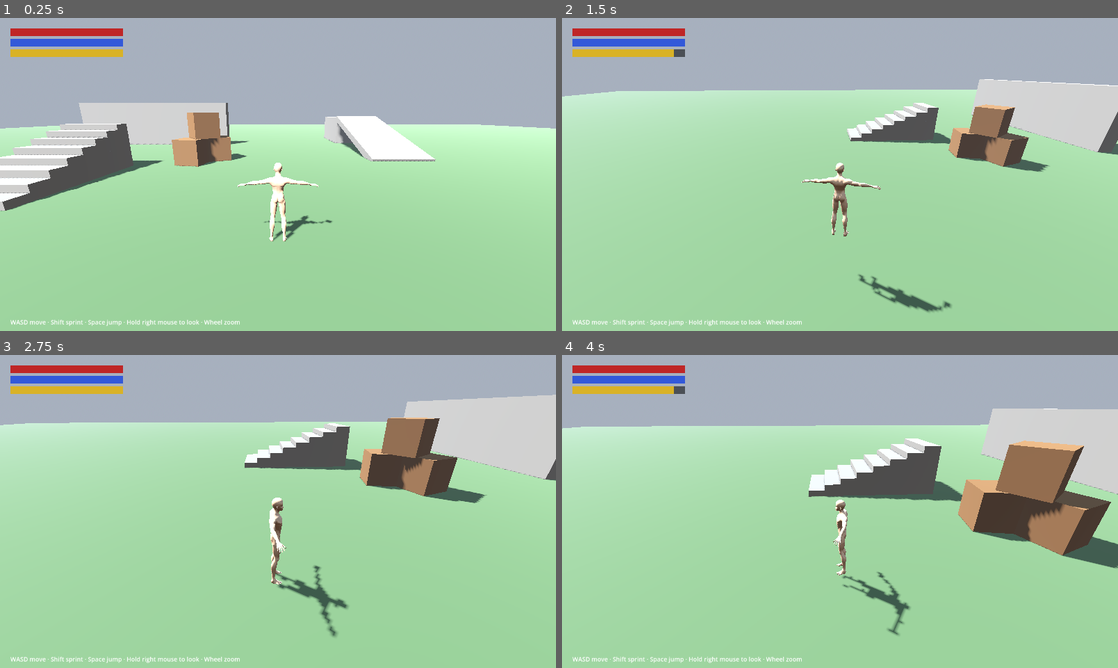
Above: before the commit, frames 1-4 (two rows, left to right).
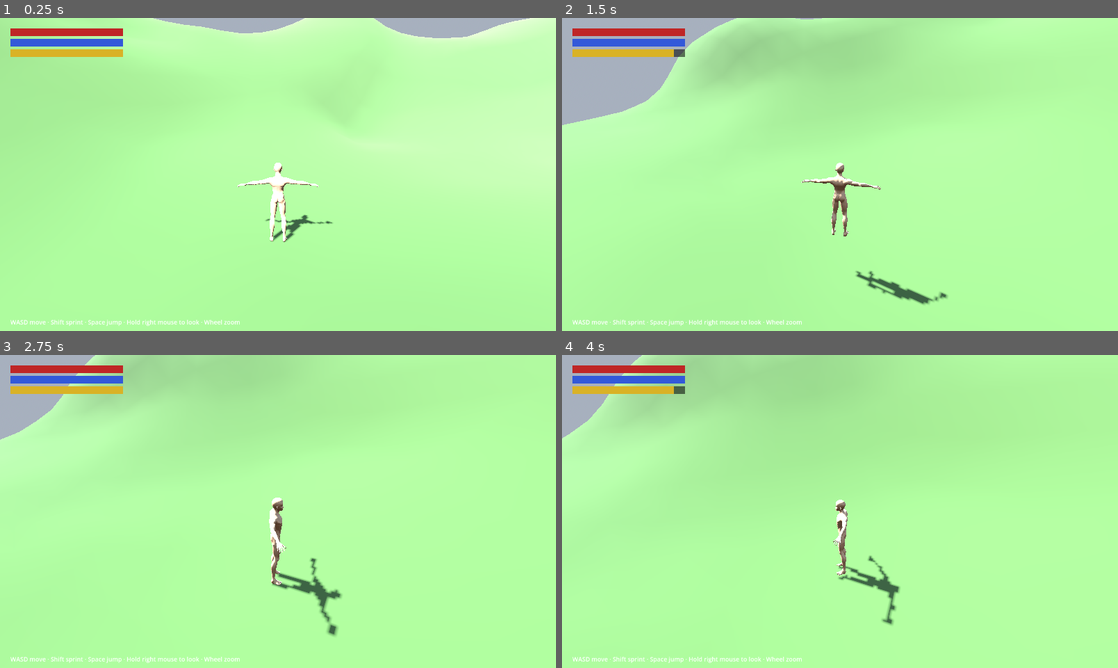
Above: after the commit, the same moments.

Repository: itshyokin/titamas-online
Game: Godot game, scene res://scenes/levels/overworld_test.tscn
Same seed, same stepped clock (60 frames per second), same inputs: the game is played once before the commit and once after it. Before the commit the project starts from res://scenes/levels/test_level.tscn.
Inputs (mouse positions are in pixels of both pictures, inside the frame that each line leads up to):
- Up to frame 1 (0.25 s): no input
- Up to frame 2 (1.5 s): tap Enter at 0.5 s; move the mouse to (962, 158) at 0.52 s; hold D (move_right) 0.53-1.28 s; hold Right mouse button (camera_look) 0.53-1.28 s; tap Space (jump) at 0.77 s; move the mouse to (812, 174) at 1.27 s; hold W (move_forward) from 1.28 s (still down); tap Shift (sprint) at 1.35 s
- Up to frame 3 (2.75 s): tap Space (jump) at 1.52 s; move the mouse to (333, 442) at 2.02 s; release W (move_forward) at 2.03 s; hold D (move_right) from 2.03 s (still down); hold Mouse wheel up (zoom_in) from 2.03 s (still down)
- Up to frame 4 (4 s): move the mouse to (812, 574) at 2.77 s; release D (move_right) at 2.78 s; release Mouse wheel up (zoom_in) at 2.78 s; hold W (move_forward) 2.78-3.53 s; tap Mouse wheel down (zoom_out) at 2.85 s; tap Space (jump) at 3.02, 3.77 s; move the mouse to (1006, 558) at 3.52 s; hold A (move_left) from 3.53 s (still down); hold Right mouse button (camera_look) from 3.53 s (still down)

The runs differ from the first frame. In frame 1, 89% of the frame differs, in the area x 0-100%, y 0-100%; in frame 2, 91%; in frame 3, 93%; in frame 4, 92%.

Commit message:
Add chunk streaming and first overworld terrain
- ChunkStreamer: finds chunk_I_J.glb files, places them on the 64 m grid,
  loads nearby chunks in the background and unloads distant ones
- Snaps the player to the ground on start; default grass material for
  chunks exported without one
- First two terrain chunks from the Blender add-on (seam verified exact)
- Overworld test scene is now the main scene

Co-Authored-By: Claude Opus 5.5 <noreply@anthropic.com>
Claude-Session: https://claude.ai/code/session_017yL7bvFwTAAWyxdSCDZWYF

Diff:
--- a/project.godot
+++ b/project.godot
@@ -12,7 +12,7 @@
 
 config/name="Titamas Online"
 config/description="Small-group co-op 3D RPG set in the world of Titamas."
-run/main_scene="res://scenes/levels/test_level.tscn"
+run/main_scene="res://scenes/levels/overworld_test.tscn"
 config/features=PackedStringArray("4.6", "Forward Plus")
 
 [display]
--- /dev/null
+++ b/scenes/levels/overworld_test.tscn
@@ -0,0 +1,39 @@
+[gd_scene format=3]
+
+[ext_resource type="Script" path="res://scripts/world/chunk_streamer.gd" id="1_if05v"]
+[ext_resource type="PackedScene" path="res://scenes/player/player.tscn" id="2_b0syn"]
+
+[sub_resource type="ProceduralSkyMaterial" id="ProceduralSkyMaterial_fy82d"]
+
+[sub_resource type="Sky" id="Sky_sue7h"]
+sky_material = SubResource("ProceduralSkyMaterial_fy82d")
+
+[sub_resource type="Environment" id="Environment_w2htm"]
+background_mode = 2
+sky = SubResource("Sky_sue7h")
+ambient_light_source = 3
+ambient_light_energy = 0.55
+tonemap_mode = 2
+fog_enabled = true
+fog_density = 0.0025
+
+[sub_resource type="StandardMaterial3D" id="StandardMaterial3D_5jum4"]
+albedo_color = Color(0.36, 0.5, 0.28, 1)
+
+[node name="OverworldTest" type="Node3D" unique_id=819707508]
+
+[node name="WorldEnvironment" type="WorldEnvironment" parent="." unique_id=538132641]
+environment = SubResource("Environment_w2htm")
+
+[node name="Sun" type="DirectionalLight3D" parent="." unique_id=1405544104]
+transform = Transform3D(0.81915206, 0.43938506, -0.36868784, 0, 0.64278764, 0.76604444, 0.57357645, -0.62750685, 0.5265408, 0, 0, 0)
+light_energy = 1.1
+shadow_enabled = true
+
+[node name="ChunkStreamer" type="Node3D" parent="." unique_id=561324320]
+script = ExtResource("1_if05v")
+target_path = NodePath("../Player")
+default_material = SubResource("StandardMaterial3D_5jum4")
+
+[node name="Player" parent="." unique_id=86567346 instance=ExtResource("2_b0syn")]
+transform = Transform3D(1, 0, 0, 0, 1, 0, 0, 0, 1, 0, 0, 10)
--- /dev/null
+++ b/scripts/world/chunk_streamer.gd
@@ -0,0 +1,120 @@
+class_name ChunkStreamer
+extends Node3D
+## Loads terrain chunks around the player and unloads distant ones.
+## Chunks are files named chunk_I_J.glb in chunk_dir; chunk_I_J is placed at
+## (I * chunk_size, 0, J * chunk_size), matching the Blender terrain add-on.
+
+@export_dir var chunk_dir := "res://assets/levels/overworld"
+@export var chunk_size := 64.0
+## Chunks within this many cells of the player's cell are loaded.
+@export var load_radius := 1
+## Extra cells kept loaded before unloading, so walking along a border doesn't thrash.
+@export var unload_margin := 1
+@export var target_path: NodePath
+## Drop the target onto the ground once the first chunks are in.
+@export var snap_target_to_ground := true
+## Used for chunks exported without a material.
+@export var default_material: Material
+
+var _available := {}  # Vector2i -> path
+var _loaded := {}  # Vector2i -> Node3D
+var _pending := {}  # Vector2i -> path
+var _target: Node3D
+
+
+func _ready() -> void:
+	_target = get_node_or_null(target_path) as Node3D
+	_scan_chunks()
+	if _target == null:
+		push_warning("ChunkStreamer: no target; loading every chunk")
+		for cell in _available:
+			_add_chunk(cell, load(_available[cell]))
+		return
+	# Load the starting area immediately so the player has ground under them.
+	for cell in _cells_around(_cell_of(_target.global_position), load_radius):
+		if _available.has(cell):
+			_add_chunk(cell, load(_available[cell]))
+	if snap_target_to_ground:
+		_snap_to_ground.call_deferred()
+
+
+func _physics_process(_delta: float) -> void:
+	if _target == null:
+		return
+	var center := _cell_of(_target.global_position)
+
+	for cell in _cells_around(center, load_radius):
+		if _available.has(cell) and not _loaded.has(cell) and not _pending.has(cell):
+			_pending[cell] = _available[cell]
+			ResourceLoader.load_threaded_request(_available[cell])
+
+	for cell in _pending.keys():
+		var status := ResourceLoader.load_threaded_get_status(_pending[cell])
+		if status == ResourceLoader.THREAD_LOAD_LOADED:
+			_add_chunk(cell, ResourceLoader.load_threaded_get(_pending[cell]))
+			_pending.erase(cell)
+		elif status == ResourceLoader.THREAD_LOAD_FAILED or status == ResourceLoader.THREAD_LOAD_INVALID_RESOURCE:
+			push_error("ChunkStreamer: failed to load %s" % _pending[cell])
+			_available.erase(cell)
+			_pending.erase(cell)
+
+	var keep := load_radius + unload_margin
+	for cell in _loaded.keys():
+		if absi(cell.x - center.x) > keep or absi(cell.y - center.y) > keep:
+			_loaded[cell].queue_free()
+			_loaded.erase(cell)
+
+
+func get_loaded_cells() -> Array:
+	return _loaded.keys()
+
+
+func _scan_chunks() -> void:
+	var regex := RegEx.create_from_string("^chunk_(-?\\d+)_(-?\\d+)\\.glb$")
+	for file in ResourceLoader.list_directory(chunk_dir):
+		var m := regex.search(file)
+		if m:
+			var cell := Vector2i(m.get_string(1).to_int(), m.get_string(2).to_int())
+			_available[cell] = chunk_dir.path_join(file)
+	if _available.is_empty():
+		push_warning("ChunkStreamer: no chunk_I_J.glb files in %s" % chunk_dir)
+
+
+func _add_chunk(cell: Vector2i, scene: PackedScene) -> void:
+	if scene == null or _loaded.has(cell):
+		return
+	var chunk := scene.instantiate() as Node3D
+	chunk.name = "chunk_%d_%d" % [cell.x, cell.y]
+	chunk.position = Vector3(cell.x * chunk_size, 0, cell.y * chunk_size)
+	if default_material:
+		for mesh in chunk.find_children("*", "MeshInstance3D", true, false):
+			var mi := mesh as MeshInstance3D
+			for s in mi.mesh.get_surface_count():
+				# Material-less glTF meshes get an unnamed default material on import
+				# (fully metallic, renders white), so treat that as "no material" too.
+				var mat := mi.mesh.surface_get_material(s)
+				if mat == null or mat.resource_name.is_empty():
+					mi.set_surface_override_material(s, default_material)
+	add_child(chunk)
+	_loaded[cell] = chunk
+
+
+func _cell_of(pos: Vector3) -> Vector2i:
+	return Vector2i(roundi(pos.x / chunk_size), roundi(pos.z / chunk_size))
+
+
+func _cells_around(center: Vector2i, radius: int) -> Array[Vector2i]:
+	var cells: Array[Vector2i] = []
+	for x in range(center.x - radius, center.x + radius + 1):
+		for y in range(center.y - radius, center.y + radius + 1):
+			cells.append(Vector2i(x, y))
+	return cells
+
+
+func _snap_to_ground() -> void:
+	await get_tree().physics_frame
+	var from := _target.global_position + Vector3.UP * 200.0
+	var query := PhysicsRayQueryParameters3D.create(from, from + Vector3.DOWN * 400.0, 1)
+	var hit := get_world_3d().direct_space_state.intersect_ray(query)
+	if hit:
+		_target.global_position = hit.position + Vector3.UP * 0.05
Binary file added: assets/levels/overworld/chunk_0_0.glb
Not shown, added: assets/levels/overworld/chunk_0_0.glb.import
Binary file added: assets/levels/overworld/chunk_1_0.glb
Not shown, added: assets/levels/overworld/chunk_1_0.glb.import
